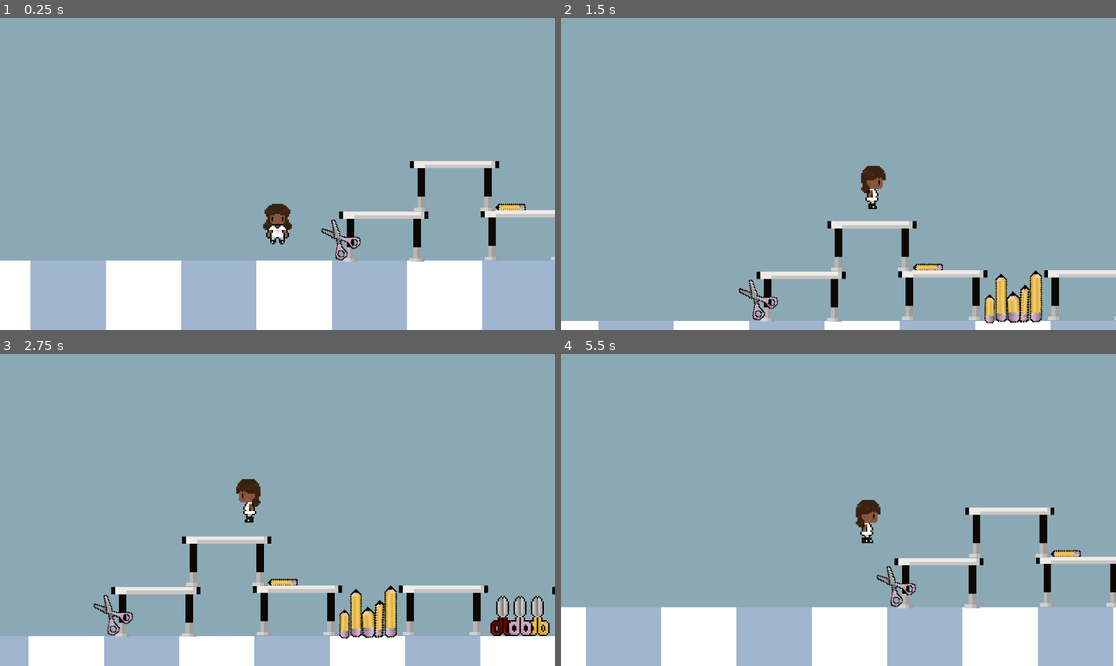
Above: before the commit, frames 1-4 (two rows, left to right).
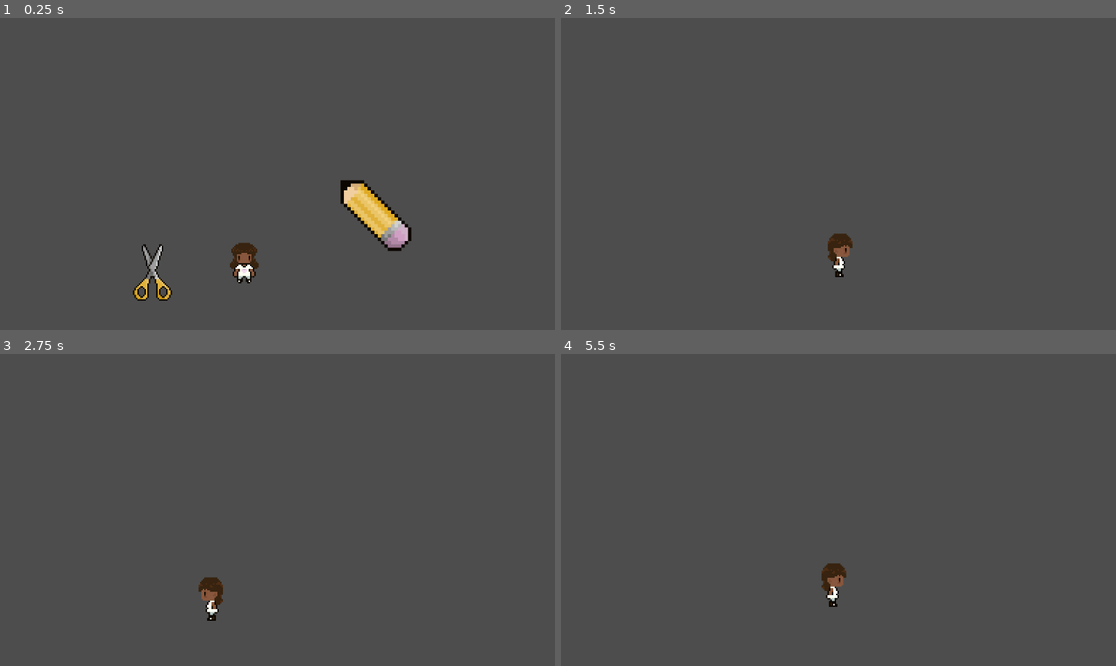
Above: after the commit, the same moments.

Repository: anajshah/Junior_Year_Game
Game: Godot game, scene res://scenes/period_3_boss_battle.tscn
The game is run twice, just before and just after one commit, with the same random seed, the same clock (stepped at 60 frames per second) and the same inputs. Before the commit the project starts from res://scenes/period_1.tscn.
Inputs:
- Up to frame 1 (0.25 s): no input
- Up to frame 2 (1.5 s): tap Enter (ui_accept) at 0.5, 0.6, 0.77, 1.07 s; hold Right (ui_right) from 0.53 s (still down); tap Alt at 1.35 s
- Up to frame 3 (2.75 s): tap Enter (ui_accept) at 1.52, 1.55, 1.82, 2.3 s; release Right (ui_right) at 2.03 s; hold Left (ui_left) from 2.03 s (still down); tap Shift at 2.1 s
- Up to frame 4 (5.5 s): release Left (ui_left) at 2.78 s; hold Right (ui_right) 2.78-4.28 s; tap Enter (ui_accept) at 2.85, 3.02, 3.32, 3.77, 3.8, 4.07, 4.52, 4.55, 4.82, 5.1 s; tap Alt at 3.6 s; hold Left (ui_left) 4.28-5.03 s; tap Shift at 4.35 s; hold Right (ui_right) from 5.03 s (still down)

The runs differ from the first frame. In frame 1, 100% of the frame differs, in the area x 0-100%, y 0-100%; in frame 2, 100%; in frame 3, 100%; in frame 4, 100%.
Error after the commit: Invalid access to property or key 'global_position' on a base object of type 'null instance'. (res://scripts/gatsbys_car.gd:17)

Commit message:
hour 8 have sarted trying to make final boss but don't know how to use gd script and am suffering

Diff:
--- a/project.godot
+++ b/project.godot
@@ -11,7 +11,7 @@
 [application]
 
 config/name="Junior_year_game"
-run/main_scene="uid://dueq1l4reblym"
+run/main_scene="uid://duv2kownh4cio"
 config/features=PackedStringArray("4.5", "Forward Plus")
 config/icon="res://icon.svg"
 
@@ -26,7 +26,6 @@
 "events": [Object(InputEventKey,"resource_local_to_scene":false,"resource_name":"","device":0,"window_id":0,"alt_presse …(194 unchanged characters)…
 , Object(InputEventKey,"resource_local_to_scene":false,"resource_name":"","device":0,"window_id":0,"alt_pressed":false, …(185 unchanged characters)…
 , Object(InputEventKey,"resource_local_to_scene":false,"resource_name":"","device":0,"window_id":0,"alt_pressed":false, …(181 unchanged characters)…
-, Object(InputEventKey,"resource_local_to_scene":false,"resource_name":"","device":-1,"window_id":0,"alt_pressed":false,"shift_pressed":false,"ctrl_pressed":false,"meta_pressed":false,"pressed":false,"keycode":0,"physical_keycode":4194320,"key_label":0,"unicode":0,"location":0,"echo":false,"script":null)
 ]
 }
 
--- /dev/null
+++ b/scenes/gatsbys_car.tscn
@@ -0,0 +1,19 @@
+[gd_scene load_steps=4 format=3 uid="uid://bhspqnb84ulck"]
+
+[ext_resource type="Script" uid="uid://ilt61u0qmjat" path="res://scripts/gatsbys_car.gd" id="1_vagbq"]
+[ext_resource type="Texture2D" uid="uid://b5g3uy3qi1g3w" path="res://assets/sprites/pencils/Untitled_Artwork 15.png" id="2_vagbq"]
+
+[sub_resource type="CircleShape2D" id="CircleShape2D_jvv5d"]
+radius = 231.26175
+
+[node name="Gatsbys_car" type="CharacterBody2D"]
+script = ExtResource("1_vagbq")
+
+[node name="CollisionShape2D" type="CollisionShape2D" parent="."]
+position = Vector2(-246, -266)
+shape = SubResource("CircleShape2D_jvv5d")
+
+[node name="UntitledArtwork15" type="Sprite2D" parent="."]
+position = Vector2(-259, -246.99998)
+scale = Vector2(23.4, 23.4)
+texture = ExtResource("2_vagbq")
--- a/scenes/period_1.tscn
+++ b/scenes/period_1.tscn
@@ -21,6 +21,7 @@
 [ext_resource type="PackedScene" uid="uid://dq8jypy5d807a" path="res://scenes/middle_shelf.tscn" id="19_pc5ky"]
 [ext_resource type="PackedScene" uid="uid://dd4pc4gt3yjc6" path="res://scenes/right_shelf.tscn" id="20_pc5ky"]
 [ext_resource type="Texture2D" uid="uid://lx0wxqpu3f2j" path="res://assets/sprites/props/Untitled_Artwork 47.png" id="21_2i2o0"]
+[ext_resource type="Texture2D" uid="uid://ceu7ib3qclte4" path="res://assets/sprites/pencils/Untitled_Artwork 26.png" id="21_qif2t"]
 [ext_resource type="Texture2D" uid="uid://byly64sfx75pb" path="res://assets/sprites/props/Untitled_Artwork 48.png" id="22_rq68m"]
 [ext_resource type="PackedScene" uid="uid://cskuebjam21ag" path="res://scenes/beige_shelf_left.tscn" id="23_n1dk6"]
 [ext_resource type="PackedScene" uid="uid://daq2ocbdukstq" path="res://scenes/beige_shelf_middle.tscn" id="24_5tmgo"]
@@ -50,6 +51,9 @@
 [sub_resource type="RectangleShape2D" id="RectangleShape2D_5tmgo"]
 size = Vector2(20, 4)
 
+[sub_resource type="RectangleShape2D" id="RectangleShape2D_8dpta"]
+size = Vector2(23, 4.5)
+
 [node name="Period_1" type="Node2D"]
 
 [node name="Floor tiles" type="Node" parent="."]
@@ -110,6 +114,10 @@
 position = Vector2(-1612, 2)
 shape = SubResource("RectangleShape2D_5tmgo")
 
+[node name="CollisionShape2D8" type="CollisionShape2D" parent="killzone"]
+position = Vector2(-1376, 2.75)
+shape = SubResource("RectangleShape2D_8dpta")
+
 [node name="Platforms" type="Node" parent="."]
 
 [node name="Brown_table" parent="Platforms" instance=ExtResource("7_gq7po")]
@@ -179,26 +187,6 @@
 position = Vector2(328.99997, -23)
 scale = Vector2(9.84, 2.56)
 texture = ExtResource("5_d5iyh")
-
-[node name="UntitledArtwork42" type="Sprite2D" parent="to be replaced"]
-position = Vector2(163.5, -110)
-scale = Vector2(1.82, 1)
-texture = ExtResource("5_d5iyh")
-
-[node name="UntitledArtwork43" type="Sprite2D" parent="to be replaced"]
-position = Vector2(282, -165)
-scale = Vector2(1.88, 1)
-texture = ExtResource("5_d5iyh")
-
-[node name="UntitledArtwork45" type="Sprite2D" parent="to be replaced"]
-position = Vector2(455, -266)
-scale = Vector2(1.44, 1.72)
-texture = ExtResource("5_d5iyh")
-
-[node name="UntitledArtwork38" type="Sprite2D" parent="to be replaced"]
-position = Vector2(400.5, -243.5)
-scale = Vector2(1.2333333, 1.2333333)
-texture = ExtResource("6_fo55x")
 
 [node name="UntitledArtwork46" type="Sprite2D" parent="to be replaced"]
 position = Vector2(683.5, -181.5)
@@ -301,6 +289,11 @@
 scale = Vector2(1037.9999, 118.3)
 texture = ExtResource("7_esdof")
 
+[node name="UntitledArtwork26" type="Sprite2D" parent="Floor dangers!"]
+position = Vector2(-1377, 3)
+rotation = 0.7974641
+texture = ExtResource("21_qif2t")
+
 [node name="Shelves" type="Node" parent="."]
 
 [node name="left_shelf" parent="Shelves" instance=ExtResource("18_5v15o")]
--- a/scenes/period_3.tscn
+++ b/scenes/period_3.tscn
@@ -1,3 +1,44 @@
-[gd_scene format=3 uid="uid://b8j7h26ny4cfv"]
+[gd_scene load_steps=5 format=3 uid="uid://b8j7h26ny4cfv"]
+
+[ext_resource type="PackedScene" uid="uid://bfkdy3pkror0k" path="res://scenes/player.tscn" id="1_srwj2"]
+[ext_resource type="Texture2D" uid="uid://c2we2ccdw6ae7" path="res://assets/sprites/tables/Untitled_Artwork 42.png" id="2_cekvv"]
+[ext_resource type="Texture2D" uid="uid://dnp738n8nvmb6" path="res://assets/sprites/tables/Untitled_Artwork 44.png" id="3_nf734"]
+
+[sub_resource type="WorldBoundaryShape2D" id="WorldBoundaryShape2D_ntpgs"]
+distance = -43.0
 
 [node name="Period_3" type="Node2D"]
+
+[node name="Standing_floor" type="StaticBody2D" parent="."]
+
+[node name="CollisionShape2D" type="CollisionShape2D" parent="Standing_floor"]
+position = Vector2(0, -1)
+shape = SubResource("WorldBoundaryShape2D_ntpgs")
+
+[node name="Player" parent="." instance=ExtResource("1_srwj2")]
+z_index = 1
+position = Vector2(0, -1)
+collision_mask = 3
+
+[node name="Camera2D" type="Camera2D" parent="Player"]
+offset = Vector2(0, -30)
+zoom = Vector2(3, 3)
+position_smoothing_enabled = true
+
+[node name="Plain background" type="Sprite2D" parent="."]
+z_index = -1
+position = Vector2(353.00006, -87)
+scale = Vector2(1037.9999, 118.3)
+texture = ExtResource("2_cekvv")
+
+[node name="Floor tiles" type="Node" parent="."]
+
+[node name="Top Floor tile" type="Sprite2D" parent="Floor tiles"]
+position = Vector2(349, 65.999985)
+scale = Vector2(52.11, 52.00001)
+texture = ExtResource("3_nf734")
+
+[node name="Bottom Floor tile" type="Sprite2D" parent="Floor tiles"]
+position = Vector2(297, 118)
+scale = Vector2(52.11, 52.00001)
+texture = ExtResource("3_nf734")
--- /dev/null
+++ b/scenes/period_3_boss_battle.tscn
@@ -0,0 +1,34 @@
+[gd_scene load_steps=5 format=3 uid="uid://duv2kownh4cio"]
+
+[ext_resource type="PackedScene" uid="uid://bhspqnb84ulck" path="res://scenes/gatsbys_car.tscn" id="1_un7mv"]
+[ext_resource type="PackedScene" uid="uid://bfkdy3pkror0k" path="res://scenes/player.tscn" id="2_af0un"]
+[ext_resource type="Texture2D" uid="uid://cwijihxmxyu3j" path="res://assets/sprites/Scissors/Untitled_Artwork 33.png" id="3_af0un"]
+
+[sub_resource type="WorldBoundaryShape2D" id="WorldBoundaryShape2D_pacw4"]
+distance = -43.0
+
+[node name="Period_3_boss_Battle" type="Node2D"]
+
+[node name="Standing_floor" type="StaticBody2D" parent="."]
+position = Vector2(33, -58)
+
+[node name="CollisionShape2D" type="CollisionShape2D" parent="Standing_floor"]
+position = Vector2(0, -1)
+shape = SubResource("WorldBoundaryShape2D_pacw4")
+
+[node name="Gatsbys_car" parent="." instance=ExtResource("1_un7mv")]
+position = Vector2(115.99999, -37)
+scale = Vector2(0.1, 0.1)
+
+[node name="Player" parent="." instance=ExtResource("2_af0un")]
+
+[node name="Camera2D" type="Camera2D" parent="Player"]
+position = Vector2(23.039642, -49.99832)
+scale = Vector2(0.1, 0.1)
+offset = Vector2(0, -30)
+zoom = Vector2(3, 3)
+position_smoothing_enabled = true
+
+[node name="UntitledArtwork33" type="Sprite2D" parent="."]
+position = Vector2(-64, -29)
+texture = ExtResource("3_af0un")
--- /dev/null
+++ b/scripts/gatsbys_car.gd
@@ -0,0 +1,24 @@
+extends CharacterBody2D
+
+@onready var player = $Player
+var player_x: float
+
+const SPEED = 300.0
+const JUMP_VELOCITY = -400.0
+var player_pos: Vector2
+
+func _physics_process(delta: float) -> void:
+	# Add the gravity.
+	if not is_on_floor():
+		velocity += get_gravity() * delta
+
+	player_pos = global_position
+	#print (player_pos)
+	player_x = player.global_position.x
+	print(player_x)
+	#if direction:
+		#velocity.x = direction * SPEED
+	#else:
+		#velocity.x = move_toward(velocity.x, 0, SPEED)
+
+	move_and_slide()
--- a/scripts/player.gd
+++ b/scripts/player.gd
@@ -12,9 +12,11 @@
 		velocity += get_gravity() * delta
 
 	# Handle jump.
-	if Input.is_action_just_pressed("ui_accept") and is_on_floor():
+	if Input.is_action_just_pressed("ui_accept"):
+		velocity.y = JUMP_VELOCITY #grab
+
+	if Input.is_action_just_pressed("ui_up") and is_on_floor():
 		velocity.y = JUMP_VELOCITY
-
 	# Get the input direction and handle the movement/deceleration.
 	# As good practice, you should replace UI actions with custom gameplay actions.
 	var direction := Input.get_axis("ui_left", "ui_right")
Binary file added: assets/Mecha-stone Golem 0.1/ASE files/Character.aseprite
Binary file added: assets/Mecha-stone Golem 0.1/ASE files/arm_projectile_glowing.ase
Binary file added: assets/Mecha-stone Golem 0.1/ASE files/flatten_character.aseprite
Binary file added: assets/Mecha-stone Golem 0.1/ASE files/laser.ase
Binary file added: assets/Mecha-stone Golem 0.1/ASE files/layered_character.aseprite
Binary file added: assets/Mecha-stone Golem 0.1/PNG sheet/Character_sheet.png
Not shown, added: assets/Mecha-stone Golem 0.1/PNG sheet/Character_sheet.png.import
Binary file added: assets/Mecha-stone Golem 0.1/weapon PNG/Laser_sheet.png
Not shown, added: assets/Mecha-stone Golem 0.1/weapon PNG/Laser_sheet.png.import
Binary file added: assets/Mecha-stone Golem 0.1/weapon PNG/arm_projectile.png
Not shown, added: assets/Mecha-stone Golem 0.1/weapon PNG/arm_projectile.png.import
Binary file added: assets/Mecha-stone Golem 0.1/weapon PNG/arm_projectile_glowing.png
(and 3 more such lines)
